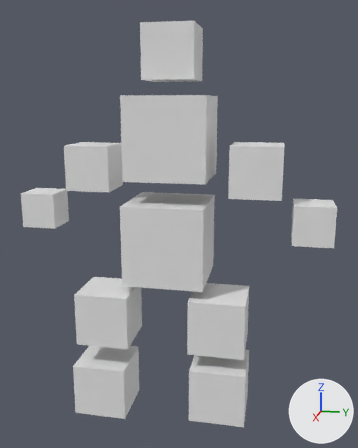
The FBX model Graficos-2-Coccia/The_Game/res/Models/backpack/bodyna3.fbx: old version first, new version second.
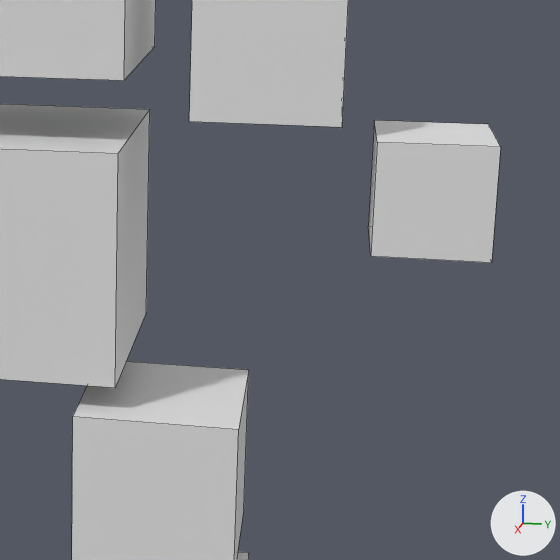
Old and new are each drawn whole from a 50 mm lens placed at (9.22, 1.96, 3.96), pointed at (0.32, 0.18, 1.74) and again close up on the part from 45% to 100% of the width and 35% to 79% of the height. Lighting does not change. The marker at lower right points along +X, +Y and +Z. The close-ups show mesh edges as thin lines. Where no turn or scale is listed for an object, it has been applied to the vertices.

Names of what the first close-up shows: 'Body', 'Hip', 'Left Arm', 'Left Hand', 'Left Leg'.
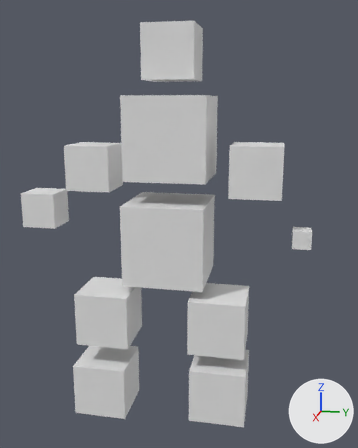
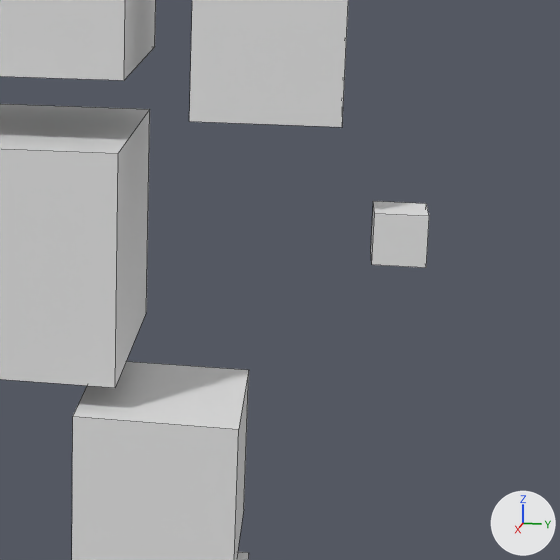
The newer file is also turned or shifted as a whole; pictures and numbers use the older file's frame.

Scene script edits in JSON lines:
```json
{"block": "me_left_hand", "where": "me_left_hand.from_pydata(...)  # 8 vertices, 6 faces; spans x -1.0..1.0, y -1.0..1.0, z -1.0..1.0"}
{"block": "me_left_hand", "where": "# used by ob_left_hand; parent = ob_left_arm; location = (0.136, 2.238, -1.977); scale = (-0.779, -0.779, -0.779)"}
{"block": "me_left_hand", "change": "me_left_hand part 1"}
{"op": "set", "path": "me_left_hand.vertices[0].co", "old": "(-1.0, -1.0, -1.0)", "new": "(0.56, 2.21, -2.98)", "note": "pixel (500, 146) -> not seen"}
{"op": "set", "path": "me_left_hand.vertices[1].co", "old": "(-1.0, -1.0, 1.0)", "new": "(0.56, 1.49, -2.98)", "note": "pixel (491, 262) -> not seen"}
{"op": "set", "path": "me_left_hand.vertices[2].co", "old": "(-1.0, 1.0, -1.0)", "new": "(0.56, 2.21, -2.26)", "note": "pixel (377, 142) -> not seen"}
{"op": "set", "path": "me_left_hand.vertices[3].co", "old": "(-1.0, 1.0, 1.0)", "new": "(0.56, 1.49, -2.26)", "note": "pixel (370, 256) -> not seen"}
{"op": "set", "path": "me_left_hand.vertices[4].co", "old": "(1.0, -1.0, -1.0)", "new": "(-0.15, 2.21, -2.98)", "note": "pixel (488, 124) -> not seen"}
{"op": "set", "path": "me_left_hand.vertices[5].co", "old": "(1.0, -1.0, 1.0)", "new": "(-0.15, 1.49, -2.98)"}
{"op": "set", "path": "me_left_hand.vertices[6].co", "old": "(1.0, 1.0, -1.0)", "new": "(-0.15, 2.21, -2.26)", "note": "pixel (374, 120) -> not seen"}
{"op": "set", "path": "me_left_hand.vertices[7].co", "old": "(1.0, 1.0, 1.0)", "new": "(-0.15, 1.49, -2.26)", "note": "pixel (368, 226) -> not seen"}
{"op": "set", "path": "ob_left_hand.scale", "old": "(-0.779, -0.779, -0.779)", "new": "(1.0, 1.0, 1.0)"}
{"op": "set", "path": "ob_left_hand.location", "old": "(0.136, 2.238, -1.977)", "new": "(0.0, 0.0, 0.0)"}
```

Boxes (x1, y1, x2, y2) around the edits, measured in the close-ups (560 x 560 px):
```json
{"object": "Left Hand", "change": "reshaped, moved, rescaled", "before": [368, 120, 501, 263], "after": [371, 201, 429, 268], "on screen": "56% narrower, 53% shorter"}
```
